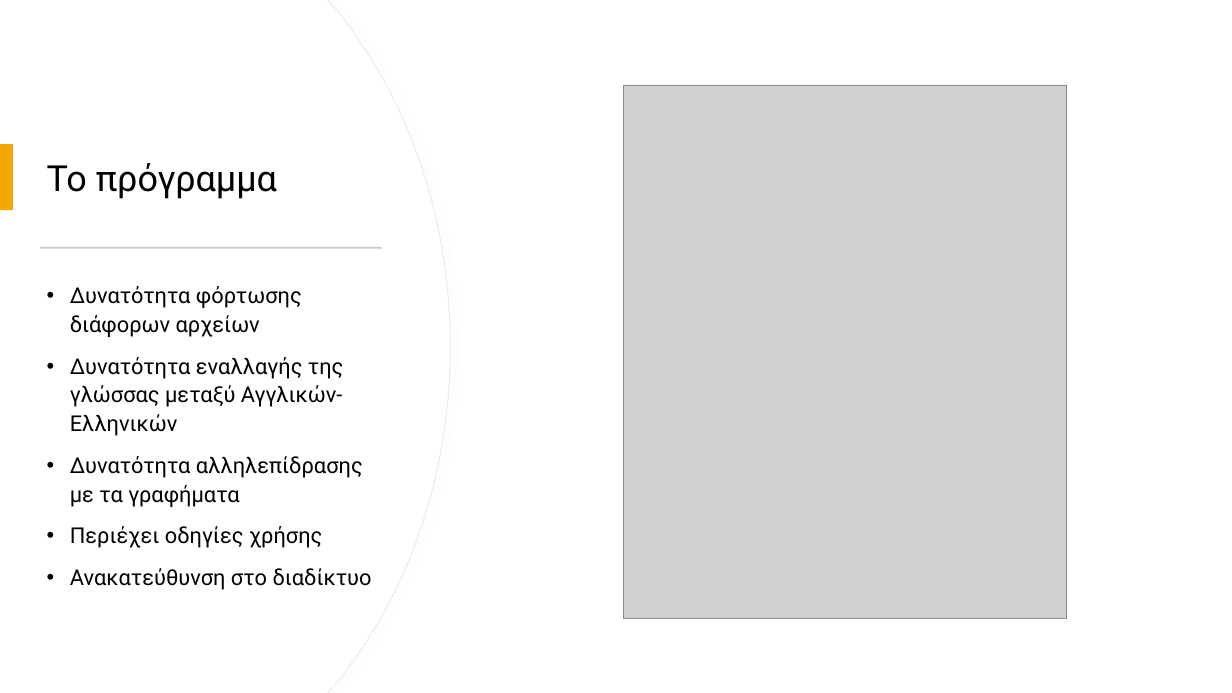
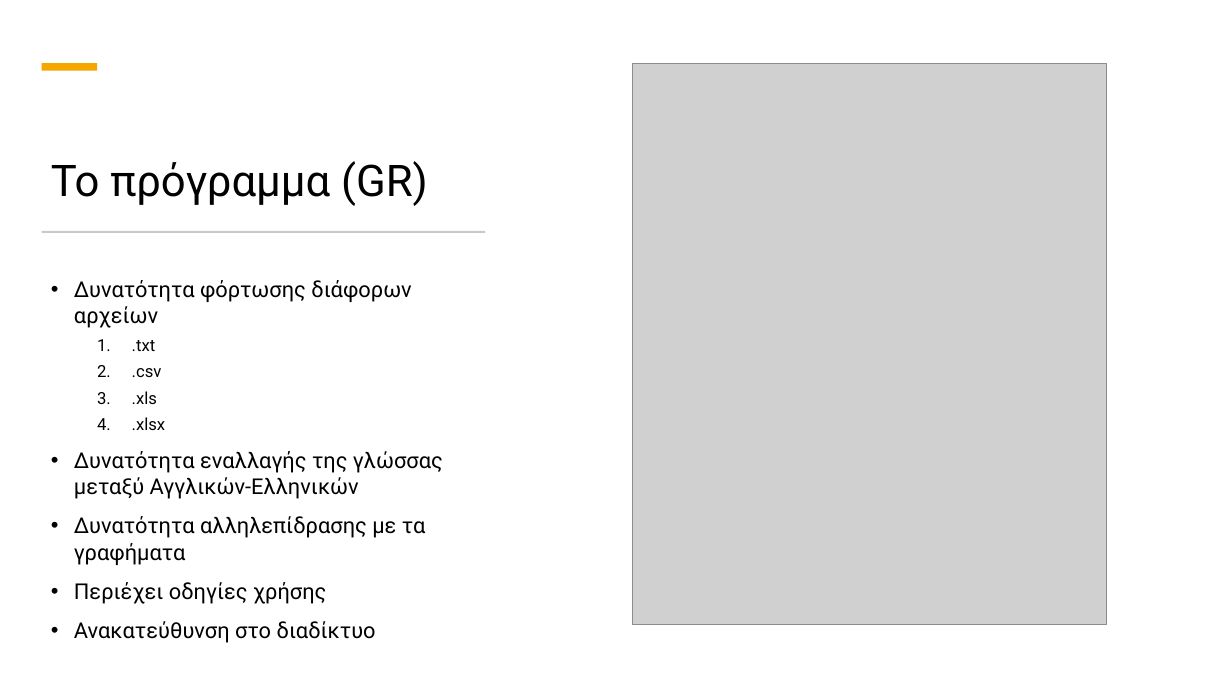
Before and after one commit to johnprif/Thesis, a slide deck: slide 32 of thesisPriftiPP.pptx (slide 31 before the commit). Drawn at 1232x693 pixels with LibreOffice and Linux fonts; fonts in the diff are those of the drawing; grey boxes stand for pictures. Boxes give left, top, right and bottom in pixels: in the first picture for what was removed or moved away, otherwise in the second. Text is boxed around its words. In the diff, an @@ line names an element or a change of style, - is before the commit and + after.

```diff
--- a/thesisPriftiPP.pptx
+++ b/thesisPriftiPP.pptx
@@ freeform shape removed at [0, 0, 450, 693] @@
@@ freeform shape removed at [0, 0, 449, 693] @@
@@ rectangle added at [42, 63, 97, 70], fill #F5A700 @@
@@ picture: place and size @@
-picture at [623, 85, 1067, 618]
+picture at [633, 63, 1107, 624]
@@ title "Το πρόγραμμα (GR)" at [51, 161, 428, 206]: vertical alignment middle to bottom @@
@@ rectangle removed at [0, 144, 13, 211] @@
@@ title at [51, 161, 428, 206]: text changed; size 28 to 34 pt @@
-Το πρόγραμμα
+Το πρόγραμμα (GR)
@@ rectangle: place and size @@
-rectangle at [40, 247, 382, 249]
+rectangle at [42, 231, 485, 233]
@@ text at [74, 280, 443, 639]: line spacing 1.1 to 1 @@
@@ text at [132, 340, 166, 430]: paragraphs added @@
+  1. .txt
+  2. .csv
+  3. .xls
+  4. .xlsx
```
Also in this commit, not shown: 4 other slides changed, 8 slides added, 6 slides removed.
